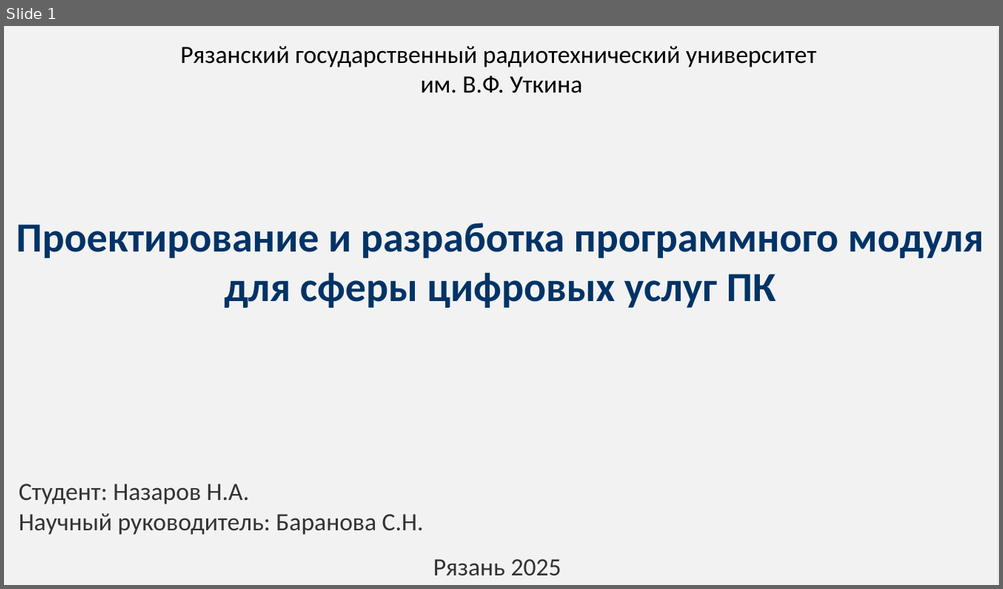
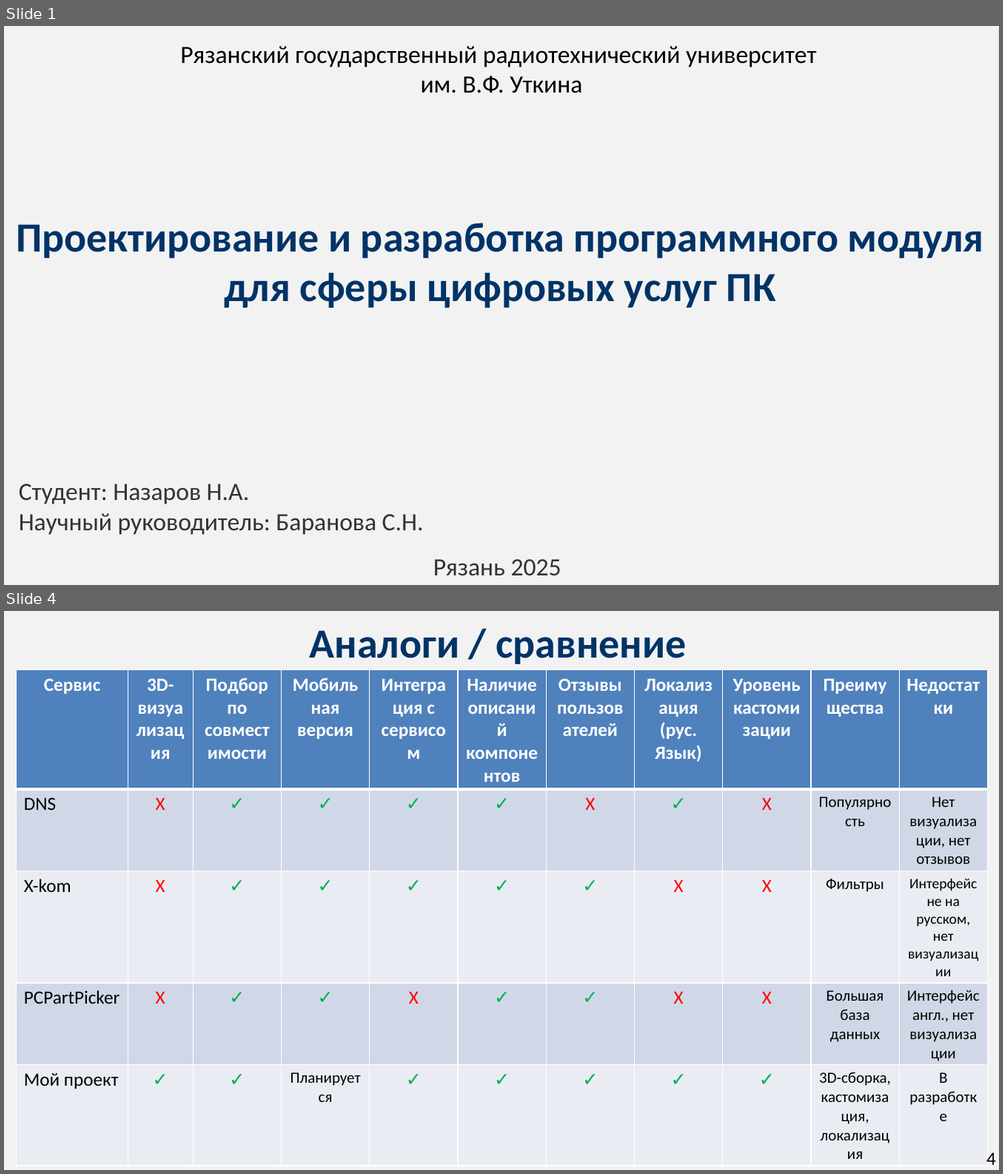
Before and after one commit to NzrvXO/Diplom, a slide deck: Презентация конференция/Презентация_Диплом_Template_Full.pptx. Shown one above the other, each under a label of ours: slide 1 before the commit, slides 1 and 4 after it; the slides between them are not shown. The pictures are 1003x589 and 1003x1174 pixels, drawn with LibreOffice and Linux fonts; fonts in the diff are those of the drawing. Boxes give left, top, right and bottom in pixels: in the first picture for what was removed or moved away, otherwise in the second. Text is boxed around its words. In the diff, an @@ line names an element or a change of style, - is before the commit and + after.

```diff
--- a/Презентация конференция/Презентация_Диплом_Template_Full.pptx
+++ b/Презентация конференция/Презентация_Диплом_Template_Full.pptx
@@ slide 4 added at [4,611,999,1170], background #FFFFFF @@
@@ rectangle added at [4,611,999,1170], fill #F2F2F2 @@
@@ text added at [310,630,686,664], 40 pt, text #003366, bold @@
+Аналоги / сравнение
@@ table added at [17,670,985,1166], 5 rows, 11 columns @@
+Сервис | 3D-визуализация | Подбор по совместимости | Мобильная версия | Интеграция с сервисом | Наличие описаний компонентов | Отзывы пользователей | Локализация (рус. Язык) | Уровень кастомизации | Преимущества | Недостатки
+DNS | X | ✓ | ✓ | ✓ | ✓ | X | ✓ | X | Популярность | Нет визуализации, нет отзывов
+X-kom | X | ✓ | ✓ | ✓ | ✓ | ✓ | X | X | Фильтры | Интерфейс не на русском, нет визуализации
+PCPartPicker | X | ✓ | ✓ | X | ✓ | ✓ | X | X | Большая база данных | Интерфейс англ., нет визуализации
+Мой проект | ✓ | ✓ | Планируется | ✓ | ✓ | ✓ | ✓ | ✓ | 3D-сборка, кастомизация, локализация | В разработке
@@ text added at [986,1153,996,1165], 18 pt, text #000000 @@
+4
```
Also in this commit, not shown: 1 slide changed, 9 other slides added, 2 slides removed, 3 other files.
